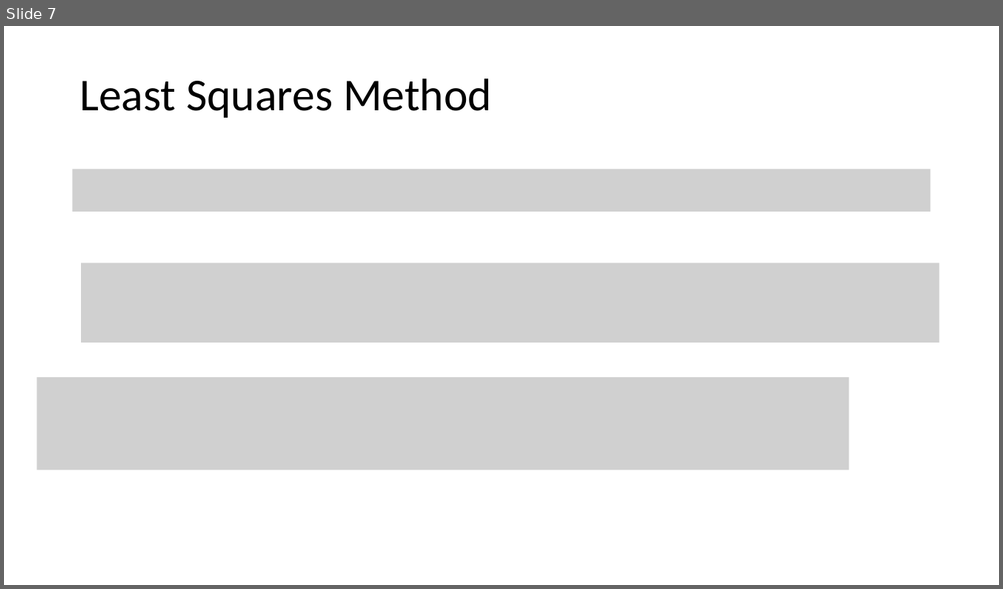
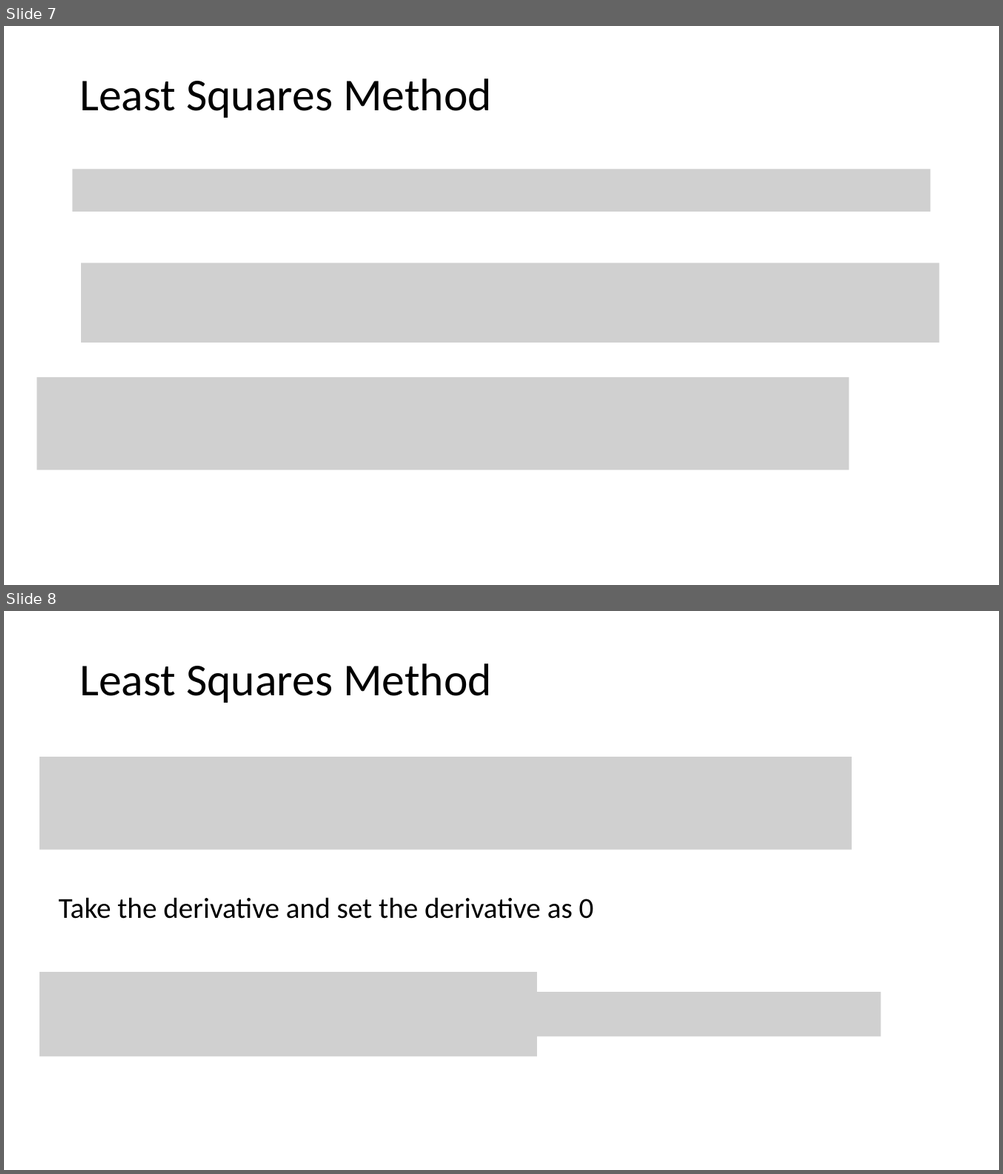
Before and after one commit to tianzheng4/tianzheng4.github.io, a slide deck: _umkc-teaching/slides/Lecture3.pptx. Shown one above the other, each under a label of ours: slide 7 before the commit, slides 7 and 8 after it. The pictures are 1003x589 and 1003x1174 pixels, drawn with LibreOffice and Linux fonts; fonts in the diff are those of the drawing; grey boxes stand for pictures. Boxes give left, top, right and bottom in pixels: in the first picture for what was removed or moved away, otherwise in the second. Text is boxed around its words. In the diff, an @@ line names an element or a change of style, - is before the commit and + after.

```diff
--- a/_umkc-teaching/slides/Lecture3.pptx
+++ b/_umkc-teaching/slides/Lecture3.pptx
@@ slide 8 added at [4,611,999,1170], background #FFFFFF @@
@@ title added at [79,664,492,703], 44 pt, text #000000 @@
+Least Squares Method
@@ picture added at [40,758,851,850] @@
@@ text added at [59,897,594,919], 28 pt, text #000000 @@
+Take the derivative and set the derivative as 0
@@ picture added at [40,972,538,1056] @@
@@ picture added at [383,992,881,1037] @@
```
Also in this commit, not shown: 1 slide changed, 2 other slides added, 1 slide removed, 6 other files.
